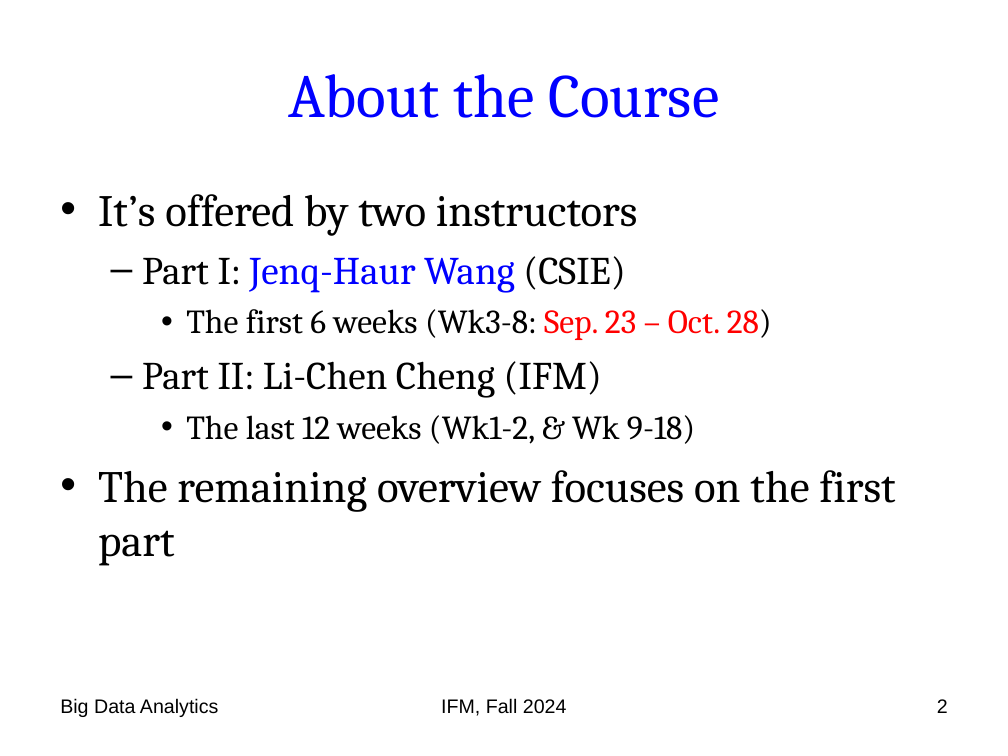
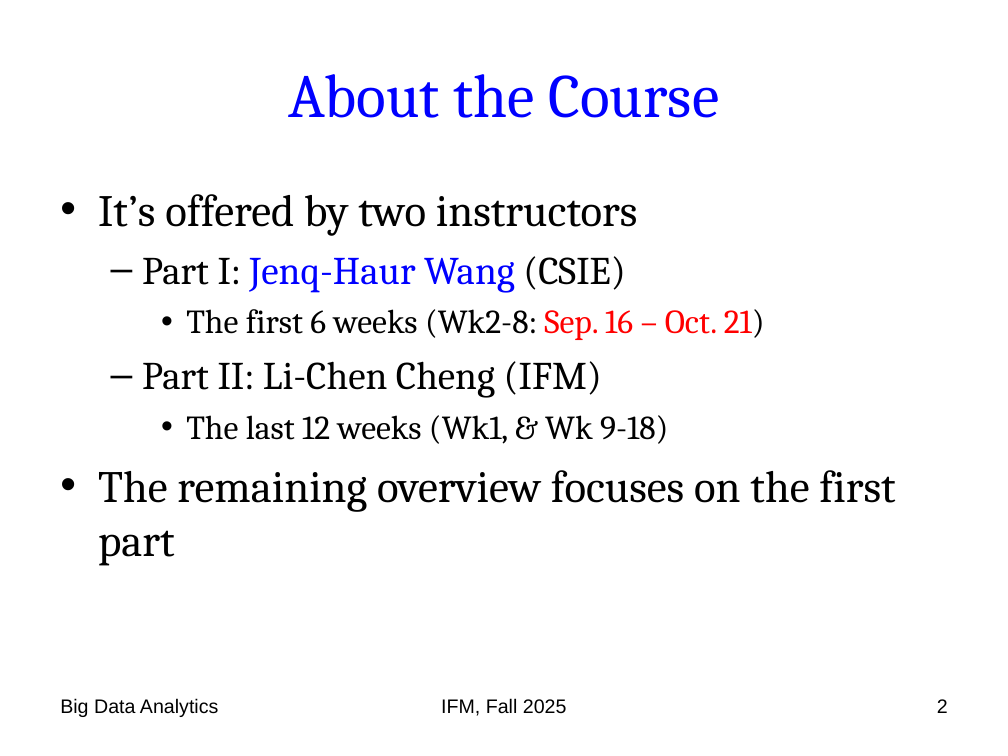
Before and after one commit to chriswjh/chriswjh.github.io, a slide deck: slide 2 of BDA_IFM/00-overview.ppt. Drawn at 1008x756 pixels with LibreOffice and Linux fonts; fonts in the diff are those of the drawing. Boxes give left, top, right and bottom in pixels: in the first picture for what was removed or moved away, otherwise in the second. Text is boxed around its words. In the diff, an @@ line names an element or a change of style, - is before the commit and + after.

```diff
--- a/BDA_IFM/00-overview.ppt
+++ b/BDA_IFM/00-overview.ppt
@@ text at [186, 309, 765, 340]: text changed @@
-    • The first 6 weeks (Wk3-8: Sep. 23 – Oct. 28)
+    • The first 6 weeks (Wk2-8: Sep. 16 – Oct. 21)
@@ text at [186, 415, 668, 444]: text changed @@
-    • The last 12 weeks (Wk1-2, & Wk 9-18)
+    • The last 12 weeks (Wk1, & Wk 9-18)
@@ text at [441, 698, 567, 716]: text changed @@
-IFM, Fall 2024
+IFM, Fall 2025
```
Also in this commit, not shown: 23 other slides changed.
